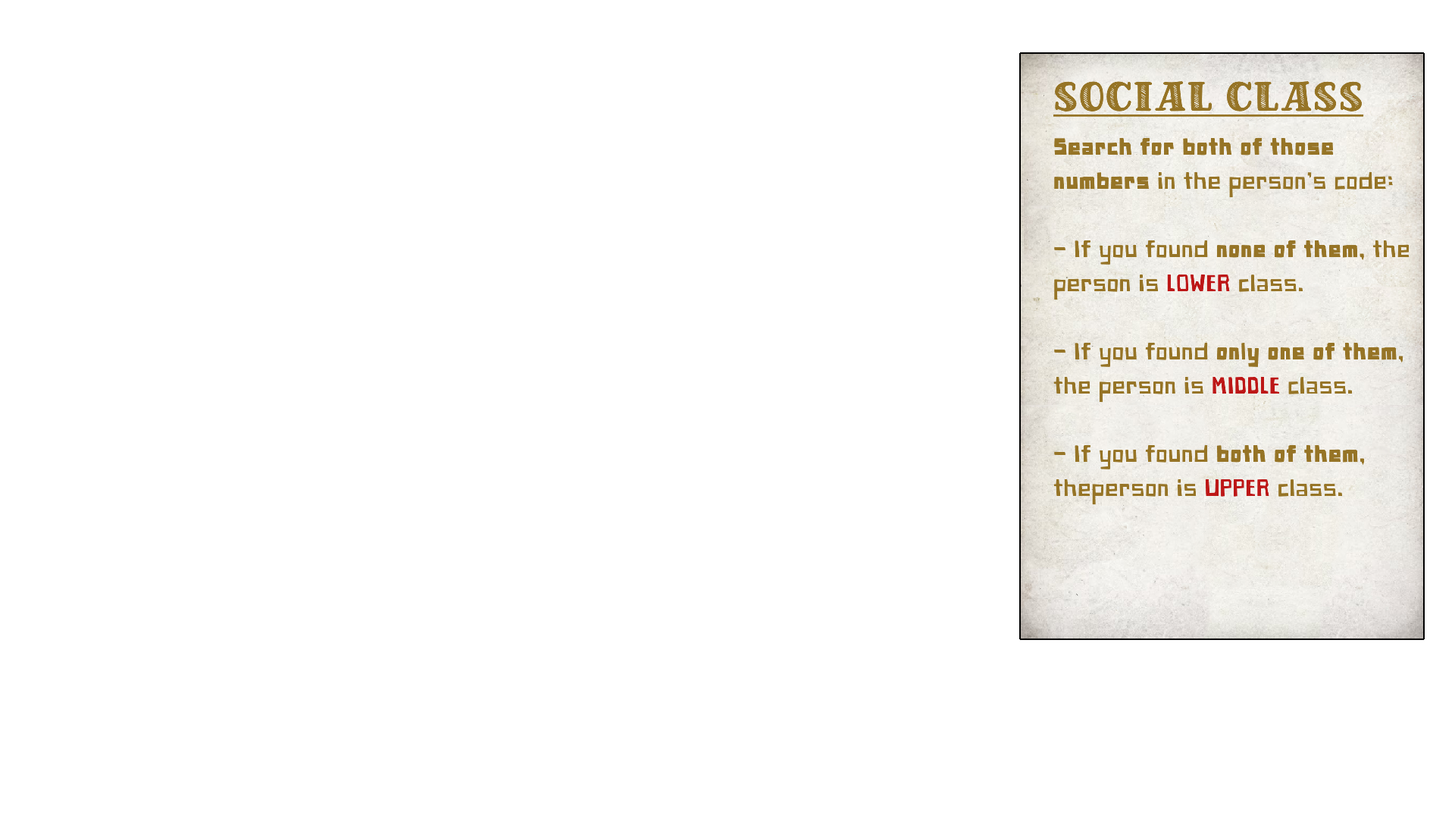
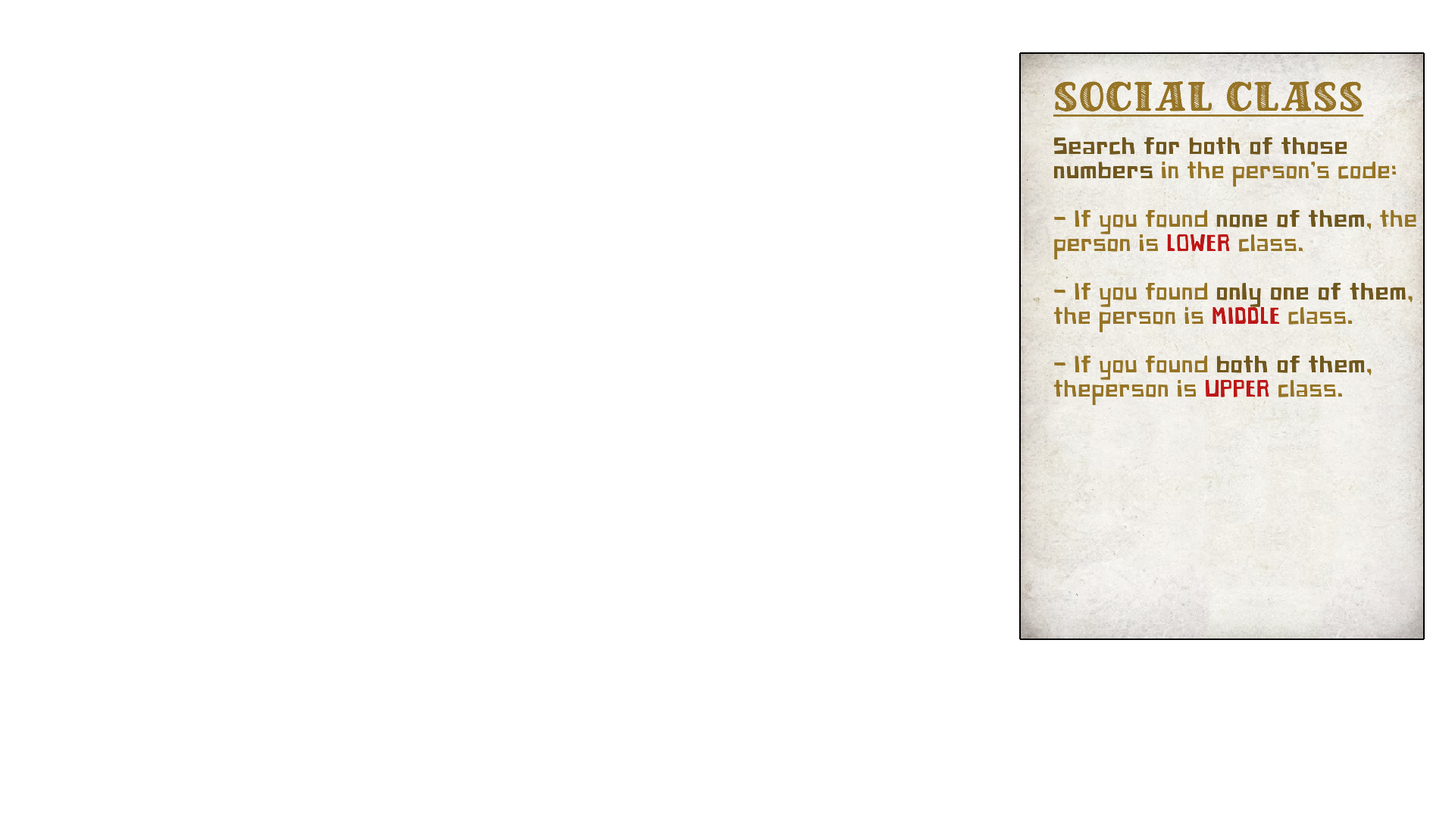
Two versions of the same layered image (1455x819). Layer-by-layer changes:
painted on "Page 18" over [1053,137,1417,505]
